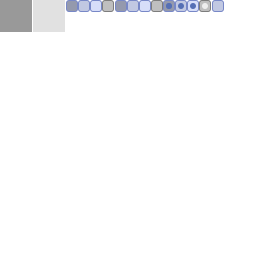
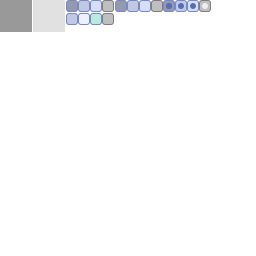
Layered file, before and after one edit (256 × 256). Changes by layer:
painted on "Normal" (1st of 3, in "InputBox") over [66, 0, 224, 25]
added layer "Push" (1st of 3, in "InputBox") in group "InputBox" over [78, 13, 90, 25]
added layer "Highlight" (1st of 3, in "InputBox") in group "InputBox" over [90, 13, 102, 25]
added layer "Disable" (1st of 3, in "InputBox") in group "InputBox" over [102, 13, 114, 25]
